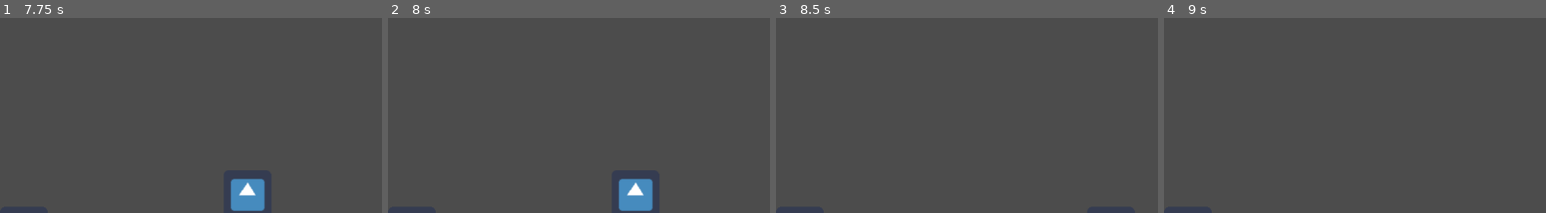
Above: before the commit, frames 1-4 (left to right).
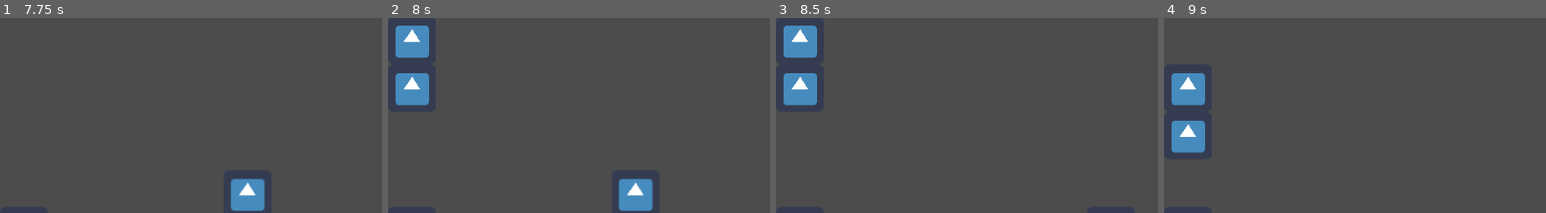
Above: after the commit, the same moments.

Repository: KavehNejad/Hack-2023
Game: Godot game, scene res://src/scenes/Tutorial level.tscn
Same seed, same stepped clock (60 frames per second), same inputs: the game is played once before the commit and once after it. The engine's default icon, where the game draws it, is replaced by a stand-in: a white triangle on a blue panel in a dark square.
Inputs:
- Up to frame 1 (7.75 s): tap Enter at 0.5, 5.75 s; hold Right (right) 0.53-2.03 s; tap F (game_mode_switch) every 0.75 s from 0.6 to 7.35 s; tap Up (jump) at 0.77, 1.52, 3.02, 3.77, 4.52, 6.02, 6.77, 7.52 s; hold A (left) 2.03-2.78 s; hold Right (right) 2.78-4.28 s; tap Space at 3.5, 6.5 s; hold A (left) 4.28-5.03 s; hold Right (right) 5.03-5.78 s; hold A (left) 5.78-7.28 s; hold Right (right) from 7.28 s (still down)
- Up to frame 2 (8 s): keep holding Right (right)
- Up to frame 3 (8.5 s): keep holding Right (right); tap F (game_mode_switch) at 8.1 s
- Up to frame 4 (9 s): keep holding Right (right); tap F (game_mode_switch) at 8.85 s
The pictures show only the part of the screen within x 0-50%, y 26-76%; the shares and areas given below are measured in that part.

Frame 1 is identical in both runs. In frame 2, 2.9% of the frame differs, in the area x 2-11%, y 3-45%; in frame 3, 2.9%; in frame 4, 2.9%, in the area x 2-11%, y 28-70%.

Commit message:
spawns new blocks when hits bottom

Diff:
--- a/super-tetris-world/src/scripts/set_up_block_types.gd
+++ b/super-tetris-world/src/scripts/set_up_block_types.gd
@@ -1,6 +1,4 @@
 extends Node
-
-var shape_scene = preload("res://src/scenes/shape.tscn")
 
 func _get_json(file_path):
 	var file = File.new()
@@ -13,7 +11,5 @@
 	var shape_types = _get_json("res://assets/data/shapes.json")
 	var shapes = []
 	for shape_info in shape_types:
-		var shape = shape_scene.instance()
-		shape.set_info(shape_info)
-		shapes.append(shape)
+		shapes.append(shape_info)
 	return shapes
--- a/super-tetris-world/src/scripts/shape.gd
+++ b/super-tetris-world/src/scripts/shape.gd
@@ -4,6 +4,7 @@
 var blocks = []
 var current = true
 var layout = null
+signal block_bottom #block touched bottom
 
 func set_info(shape_info):
 	layout = shape_info['layout']
@@ -23,6 +24,9 @@
 	position.y += 64
 	if overlaps():
 		position.y -= 64
+		if current:
+			emit_signal("block_bottom")
+
 		current = false
 	add_to_grid()
 
--- a/super-tetris-world/src/scripts/world.gd
+++ b/super-tetris-world/src/scripts/world.gd
@@ -1,19 +1,29 @@
 extends Node
 
 var set_up_blocks_script = load("res://src/scripts/set_up_block_types.gd").new()
+var shape_scene = preload("res://src/scenes/shape.tscn")
 
 var grid = []
+var shapes
+func _ready():
+	shapes = set_up_blocks_script.get_block_tyoes()
+	create_grid()
+	spawn_shape()
 
-func _ready():
-	var shapes = set_up_blocks_script.get_block_tyoes()
-	create_grid()
-	shapes[1].position.x = 64 * 1 - 32
-	shapes[1].position.y = 64 * 4 - 32
-	add_child(shapes[1])
 	var all_cells = $TileMap.get_used_cells()
 	for cell in all_cells:
 		grid[cell.y + 1][cell.x + 1] = 1
 
+func spawn_shape():
+	var shape = shape_scene.instance()
+	shape.set_info(shapes[1])
+	shape.position.x = 64 * 1 - 32
+	shape.position.y = 64 * 4 - 32
+	add_child(shape)
+	shape.connect("block_bottom",self, "on_block_touch_bottom")
+
+func on_block_touch_bottom():
+	spawn_shape()
 
 func _process(delta):
 	if Input.is_action_just_pressed("game_mode_switch"):
